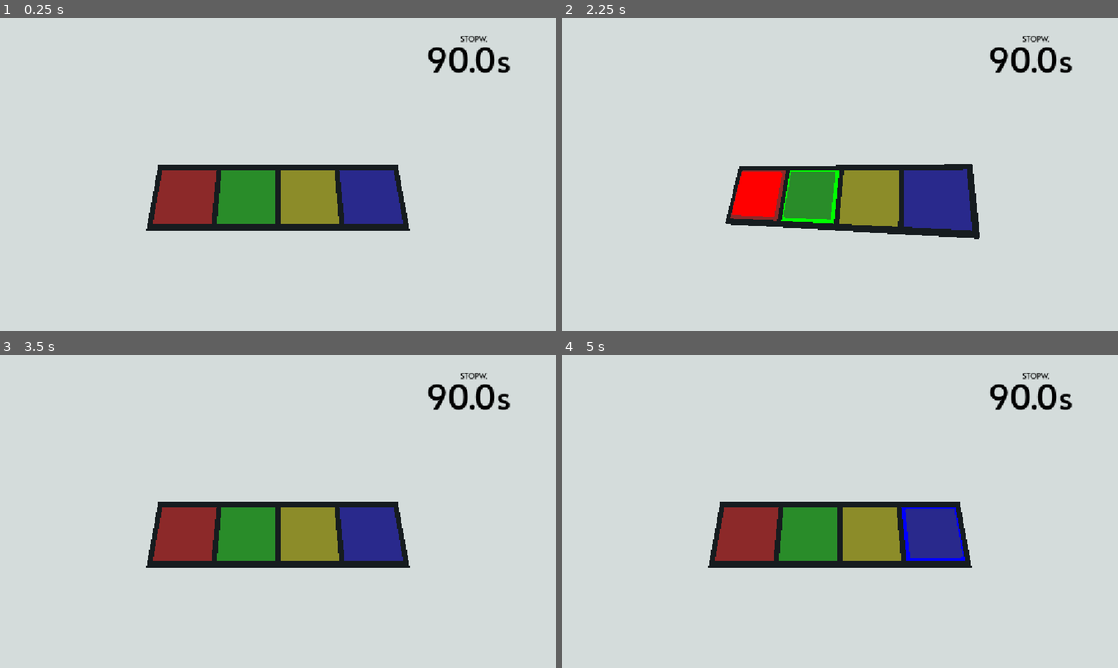
Above: before the commit, frames 1-4 (two rows, left to right).
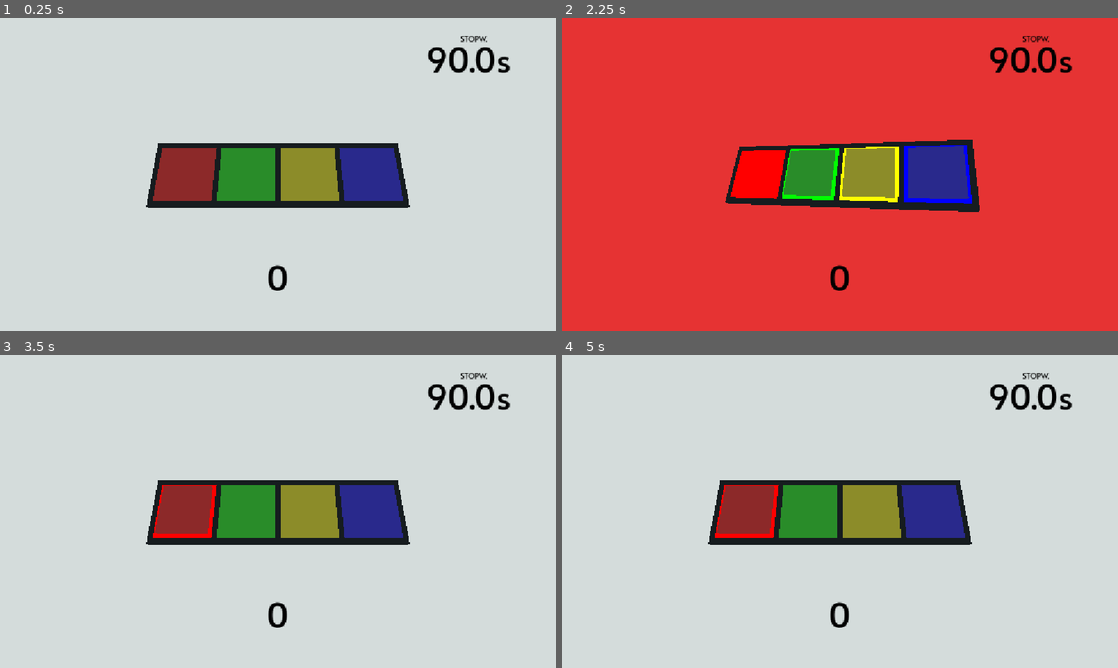
Above: after the commit, the same moments.

Repository: kchy3731/resol
Game: Godot game, scene res://main.tscn
Two runs of this game, one before a commit and one after it. Both use one fixed random seed, a clock stepped at 60 frames per second and the inputs below.
Inputs:
- Up to frame 1 (0.25 s): no input
- Up to frame 2 (2.25 s): tap Enter at 0.5, 2 s; tap K (blue) at 0.6 s; tap Space at 1.25 s; tap F (game_green) at 1.35 s; hold D (game_red) from 2.03 s (still down)
- Up to frame 3 (3.5 s): tap Space at 2.75 s; release D (game_red) at 2.78 s; tap J (game_yellow) at 2.85 s
- Up to frame 4 (5 s): tap K (blue) at 3.6 s; tap F (game_green) at 4.35 s

The runs differ from the first frame. In frame 1, 8.7% of the frame differs, in the area x 26-74%, y 40-88%; in frame 2, 96%, in the area x 0-100%, y 0-100%; in frame 3, 8.9%; in frame 4, 9.0%.

Commit message:
move to scripts/, slight adjust

Diff:
--- a/main.tscn
+++ b/main.tscn
@@ -1,10 +1,10 @@
 [gd_scene format=4 uid="uid://bxkksh5w7sdds"]
 
-[ext_resource type="Script" uid="uid://bnbkmc3wtlw5h" path="res://game.gd" id="1_dg77c"]
-[ext_resource type="Script" uid="uid://do60mst3fbhbt" path="res://simon.gd" id="1_h2yge"]
+[ext_resource type="Script" uid="uid://bnbkmc3wtlw5h" path="res://scripts/game.gd" id="1_dg77c"]
+[ext_resource type="Script" uid="uid://do60mst3fbhbt" path="res://scripts/simon.gd" id="1_h2yge"]
 [ext_resource type="Material" uid="uid://by7rp188dkh5q" path="res://assets/materials/base.tres" id="2_7mycd"]
-[ext_resource type="Script" uid="uid://cvsgo3hj7kj4a" path="res://simon_motion_fx.gd" id="2_efxa6"]
-[ext_resource type="Script" uid="uid://divkbh3g5io16" path="res://button.gd" id="3_1bvp3"]
+[ext_resource type="Script" uid="uid://cvsgo3hj7kj4a" path="res://scripts/simon_motion_fx.gd" id="2_efxa6"]
+[ext_resource type="Script" uid="uid://divkbh3g5io16" path="res://scripts/button.gd" id="3_1bvp3"]
 [ext_resource type="Material" uid="uid://cwvga8xpd64ly" path="res://assets/materials/red_unlit.tres" id="3_272bh"]
 [ext_resource type="Material" uid="uid://c06wllptspqy8" path="res://assets/materials/green_unlit.tres" id="4_5vw27"]
 [ext_resource type="Material" uid="uid://13rxlln4v8th" path="res://assets/materials/red_lit.tres" id="5_efxa6"]
@@ -370,7 +370,7 @@
 blend_shape_mode = 0
 shadow_mesh = SubResource("ArrayMesh_fd3wb")
 
-[node name="Node3D" type="Node3D" unique_id=1628286441]
+[node name="Game" type="Node3D" unique_id=1628286441]
 script = ExtResource("1_dg77c")
 
 [node name="WorldEnvironment" type="WorldEnvironment" parent="." unique_id=1817556914]
@@ -383,7 +383,7 @@
 
 [node name="Simon" type="Node3D" parent="." unique_id=1576439590 node_paths=PackedStringArray("red_button", "green_button", "yellow_button", "blue_button", "red_ring", "green_ring", "yellow_ring", "blue_ring")]
 unique_name_in_owner = true
-transform = Transform3D(1, 0, 0, 0, 0.35778552, -0.9338038, 0, 0.9338038, 0.35778552, 0, -0.7494614, 0)
+transform = Transform3D(1, 0, 0, 0, 0.35778552, -0.9338038, 0, 0.9338038, 0.35778552, 0, 0, 0)
 script = ExtResource("1_h2yge")
 red_button = NodePath("Mesh/Base/Red")
 green_button = NodePath("Mesh/Base/Green")
@@ -490,45 +490,16 @@
 grow_vertical = 2
 theme = ExtResource("13_ycdy4")
 
-[node name="RulesContainer" type="Control" parent="Control" unique_id=2001177410]
-visible = false
+[node name="RulesContainer" type="VFlowContainer" parent="Control" unique_id=1251084929]
+unique_name_in_owner = true
 layout_mode = 1
-anchors_preset = 5
-anchor_left = 0.5
-anchor_right = 0.5
-offset_left = -300.0
-offset_top = 97.0
-offset_right = 300.0
-offset_bottom = 217.0
-grow_horizontal = 2
-
-[node name="VFlowContainer" type="VFlowContainer" parent="Control/RulesContainer" unique_id=1853819824]
-layout_mode = 1
-anchors_preset = 8
-anchor_left = 0.5
-anchor_top = 0.5
-anchor_right = 0.5
-anchor_bottom = 0.5
-offset_left = -20.0
-offset_top = -20.0
-offset_right = 63.0
-offset_bottom = 47.0
-grow_horizontal = 2
-grow_vertical = 2
-alignment = 1
-last_wrap_alignment = 2
-
-[node name="Label" type="Label" parent="Control/RulesContainer/VFlowContainer" unique_id=461635451]
+offset_left = 150.0
+offset_top = 29.0
+offset_right = 425.0
+offset_bottom = 331.0
+
+[node name="Label" type="Label" parent="Control/RulesContainer" unique_id=1901588442]
 layout_mode = 2
-theme_override_colors/font_color = Color(0, 0.7411765, 0, 1)
-theme_override_font_sizes/font_size = 48
-text = "  Red  "
-
-[node name="Label2" type="Label" parent="Control/RulesContainer/VFlowContainer" unique_id=1929356246]
-layout_mode = 2
-theme_override_colors/font_color = Color(0.6666667, 0.6627451, 0, 1)
-theme_override_font_sizes/font_size = 48
-text = "  Blue  "
 
 [node name="TimerContainer" type="Control" parent="Control" unique_id=1124561987]
 layout_mode = 1
@@ -547,7 +518,8 @@
 offset_bottom = 54.0
 text = "STOPW."
 
-[node name="Timer" type="Label" parent="Control/TimerContainer" unique_id=1571408765]
+[node name="TimerLabel" type="Label" parent="Control/TimerContainer" unique_id=1571408765]
+unique_name_in_owner = true
 layout_mode = 0
 offset_left = 50.0
 offset_top = 33.0
@@ -555,3 +527,34 @@
 offset_bottom = 132.0
 theme_override_font_sizes/font_size = 72
 text = "90.0s"
+
+[node name="Control" type="Control" parent="Control" unique_id=1070441037]
+layout_mode = 1
+anchors_preset = 7
+anchor_left = 0.5
+anchor_top = 1.0
+anchor_right = 0.5
+anchor_bottom = 1.0
+offset_left = -240.0
+offset_top = -181.0
+offset_right = 240.0
+grow_horizontal = 2
+grow_vertical = 0
+
+[node name="ScoreLabel" type="Label" parent="Control/Control" unique_id=1486649735]
+unique_name_in_owner = true
+layout_mode = 1
+anchors_preset = 7
+anchor_left = 0.5
+anchor_top = 1.0
+anchor_right = 0.5
+anchor_bottom = 1.0
+offset_left = -74.0
+offset_top = -163.0
+offset_right = 74.0
+offset_bottom = -38.0
+grow_horizontal = 2
+grow_vertical = 0
+theme_override_font_sizes/font_size = 72
+text = "0"
+horizontal_alignment = 1
--- a/ruleset.gd
+++ /dev/null
@@ -1,53 +0,0 @@
-class_name Ruleset extends RefCounted
-
-var num_rules := 0
-var from_arr: Array[int] = []
-var to_arr: Array[int] = []
-var broken_rule := -1
-
-func _init() -> void:
-	set_default_rules()
-
-func reset() -> void:
-	num_rules = 0
-	from_arr.clear()
-	to_arr.clear()
-
-func set_default_rules(num: int = 4) -> void:
-	num_rules = num
-	from_arr.resize(num)
-	to_arr.resize(num)
-	for i in range(num):
-		from_arr[i] = i
-		to_arr[i] = i
-
-func add(from: int, to: int) -> void:
-	num_rules += 1
-	from_arr.append(from)
-	to_arr.append(to)
-
-func remove_rule(idx: int) -> void:
-	num_rules -= 1
-	from_arr.remove_at(idx)
-	to_arr.remove_at(idx)
-
-func check(want: int, got: int) -> bool:
-	for i in range(num_rules):
-		if from_arr[i] == want:
-			if to_arr[i] == got:
-				return true
-			else:
-				broken_rule = i
-				return false
-	broken_rule = -1
-	return false
-
-func get_broken_rule() -> int:
-	return broken_rule
-
-func draw(node: Control, color_names: Array[String], font: Font) -> void:
-	var y := 0.0
-	for i in range(num_rules):
-		var fmtvars = [color_names[from_arr[i]], color_names[to_arr[i]]]
-		node.draw_string(font, Vector2(0, y), "from %s to %s" % fmtvars)
-		y += 20.0
--- a/game.gd
+++ b/scripts/game.gd
@@ -4,6 +4,20 @@
 
 @onready var world: WorldEnvironment = %WorldEnvironment
 @onready var simon: Node = %Simon
+
+const WORD_GUIDE: Dictionary[int, StringName] = {
+	0: "Red",
+	1: "Green",
+	2: "Yellow",
+	3: "Blue",
+}
+
+const COLOR_GUIDE: Dictionary[int, Color] = {
+	0: Color(0.933, 0.145, 0.145),
+	1: Color(0.145, 0.933, 0.2),
+	2: Color(0.933, 0.835, 0.145),
+	3: Color(0.145, 0.286, 0.933),
+}
 
 @onready var buttons: Array[SimonButton] = [
 	%Red, %Green, %Yellow, %Blue
@@ -18,6 +32,11 @@
 
 var ruleset := Ruleset.new()
 
+var go_around: int = 0
+var score: int = 0
+var streak: int = 0
+var current_sequence: Array[int] = []
+
 func _flash_correct() -> void:
 	world.environment.background_color = Color(0.26, 0.9, 0.3)
 	await simon.flash_correct()
@@ -27,6 +46,19 @@
 	world.environment.background_color = Color(0.9, 0.2, 0.2)
 	await simon.flash_incorrect()
 	world.environment.background_color = Color(212/255.0, 220/255.0, 219/255.0)
+
+func _introduce_rule() -> void:
+	var rule := ruleset.produce_rule() # [from, to]
+
+	var ch = %RulesContainer.get_children()
+	if ch.size() >= 4:
+		ch[0].queue_free()
+
+	var label: Label = Label.new()
+	label.text = WORD_GUIDE[rule[0]]
+	label.add_theme_color_override("font_color", COLOR_GUIDE[rule[1]])
+	label.add_theme_font_size_override("font_size", 32)
+	%RulesContainer.add_child(label)
 
 
 func _disable_input() -> void:
@@ -44,25 +76,31 @@
 
 	return sequence
 
+func _hint() -> void:
+	var this_go_around := go_around
+	while go_around == this_go_around:
+		for i in range(current_sequence.size()):
+			var button_idx := current_sequence[i]
+			await rings[button_idx].flash()
+			await get_tree().create_timer(0.1).timeout
+		await get_tree().create_timer(current_sequence.size() * 1.4).timeout
+
 # true if done correctly, false if done incorrectly
 func do_sequence(sequence: Array[int]) -> bool:
-	_disable_input()
-
-	for i in range(sequence.size()):
-		var button_idx := sequence[i]
-		await rings[button_idx].flash()
-		await get_tree().create_timer(0.1).timeout
-
-	_enable_input()
-
 	for i in range(sequence.size()):
 		var button_idx := sequence[i]
 		var pressed_button_idx: int = await button_pressed
 
 		if not ruleset.check(button_idx, pressed_button_idx):
 			await _flash_incorrect()
+			streak = 0
+			go_around += 1
 			return false
 
+	score += 1
+	go_around += 1
+	%ScoreLabel.text = str(score)
+	streak += 1
 	await _flash_correct()
 	return true
 
@@ -78,7 +116,11 @@
 func run() -> void:
 	await get_tree().create_timer(2).timeout
 	while true:
-		await do_sequence(make_sequence())
+		current_sequence = make_sequence(3 + max(streak / 2 - 3, 0))
+		if score > 0 and streak != 0 and score % 2 == 0:
+			_introduce_rule()
+		_hint()
+		await do_sequence(current_sequence)
 		await get_tree().create_timer(0.3).timeout
 
 func _process(_delta: float) -> void:
--- /dev/null
+++ b/scripts/ruleset.gd
@@ -0,0 +1,28 @@
+class_name Ruleset extends RefCounted
+
+var _rules := [0, 1, 2, 3]
+var _last := -1
+
+func _init(last: int = -1) -> void:
+	reset()
+	self._last = last
+
+func reset() -> void:
+	_rules = [0, 1, 2, 3]
+
+func add_rule(from: int, to: int) -> bool:
+	if _rules[from] == to:
+		return false
+	_rules[from] = to
+	return true
+
+func produce_rule() -> Array[int]:
+	var from := randi_range(0, 3) if _last == -1 else _last
+	var to := randi_range(0, 3)
+	while !add_rule(from, to):
+		to = randi_range(0, 3)
+	_last = to
+	return [from, to]
+
+func check(want: int, got: int) -> bool:
+	return _rules[want] == got
Renamed: button.gd -> scripts/button.gd
Renamed: button.gd.uid -> scripts/button.gd.uid
Renamed: color_button.gd -> scripts/color_button.gd
Renamed: color_button.gd.uid -> scripts/color_button.gd.uid
Renamed: game.gd.uid -> scripts/game.gd.uid
Renamed: main_2d.gd -> scripts/main_2d.gd
Renamed: main_2d.gd.uid -> scripts/main_2d.gd.uid
Renamed: ruleset.gd.uid -> scripts/ruleset.gd.uid
Renamed: simon.gd -> scripts/simon.gd
Renamed: simon.gd.uid -> scripts/simon.gd.uid
Renamed: simon_motion_fx.gd -> scripts/simon_motion_fx.gd
Renamed: simon_motion_fx.gd.uid -> scripts/simon_motion_fx.gd.uid
